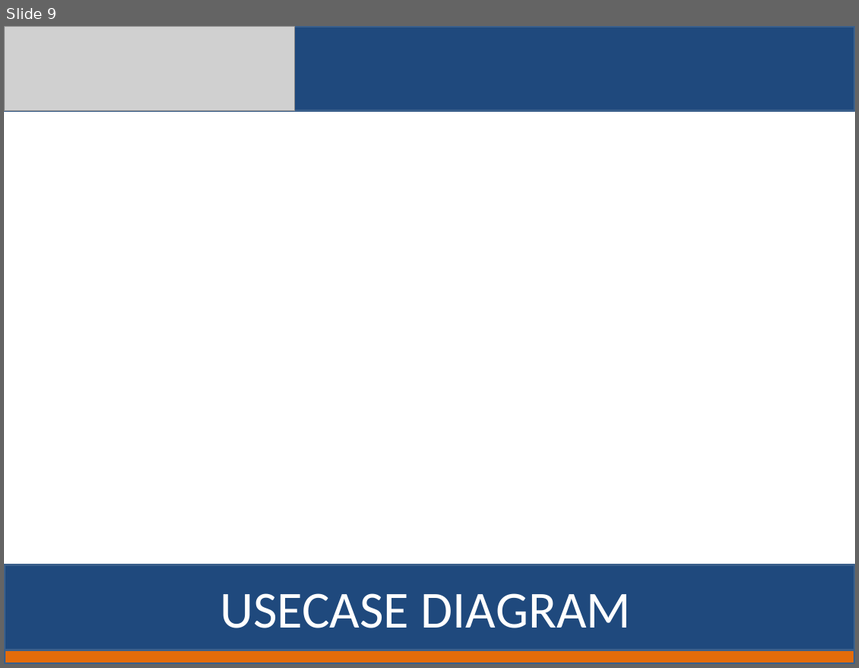
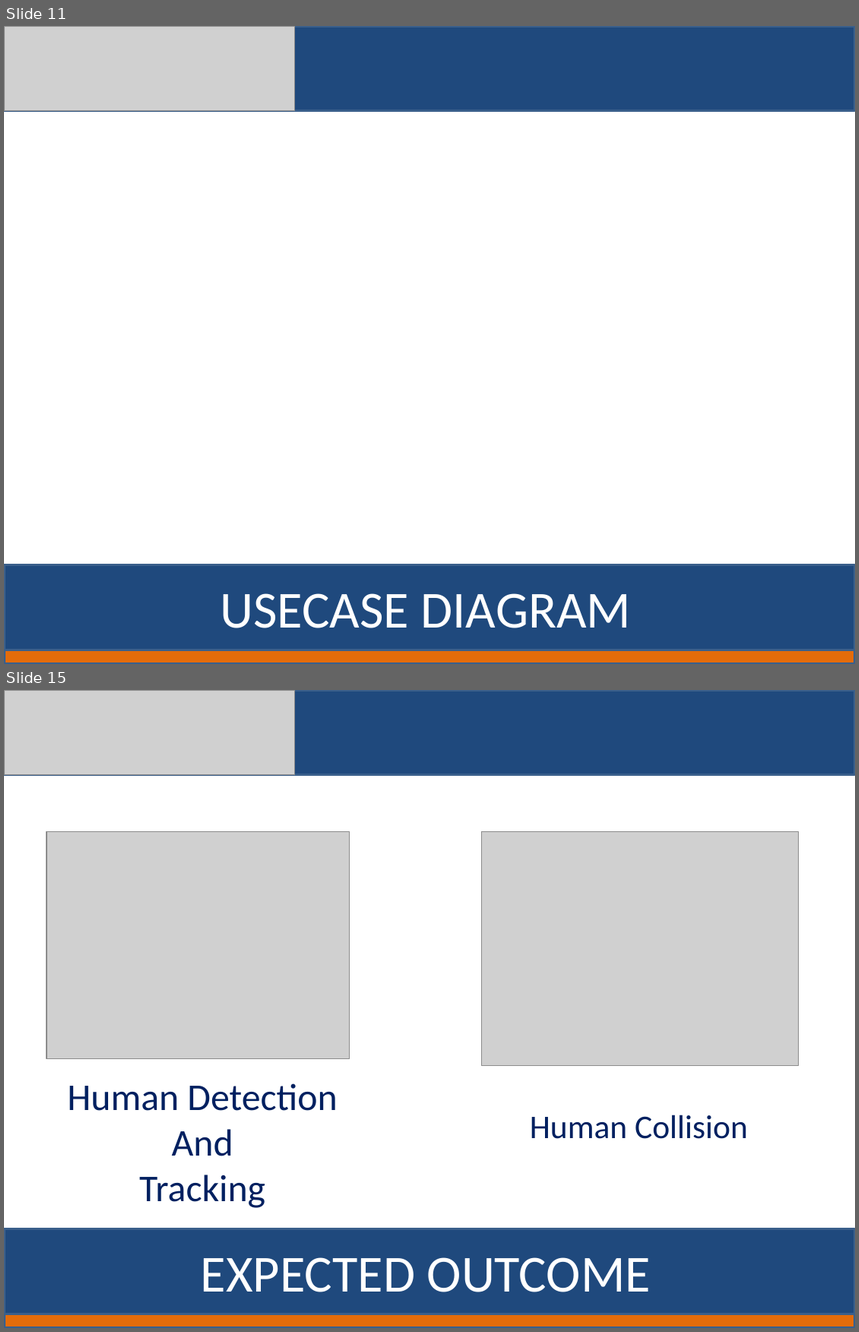
Before and after one commit to baranitharan2020/Third-eye, a slide deck: First Review.pptx. Shown one above the other, each under a label of ours: slide 9 before the commit, slides 11 and 15 after it; the slides between them are not shown. The pictures are 859x668 and 859x1332 pixels, drawn with LibreOffice and Linux fonts; fonts in the diff are those of the drawing; grey boxes stand for pictures. Boxes give left, top, right and bottom in pixels: in the first picture for what was removed or moved away, otherwise in the second. Text is boxed around its words. In the diff, an @@ line names an element or a change of style, - is before the commit and + after.

```diff
--- a/First Review.pptx
+++ b/First Review.pptx
@@ slide 15 added at [4, 690, 855, 1328], background #FFFFFF @@
@@ rectangle added at [4, 690, 855, 775], fill #1F497D, outline #3A5F8C 2 pt @@
@@ picture added at [4, 690, 295, 775] @@
@@ picture added at [47, 832, 350, 1059] @@
@@ picture added at [481, 832, 798, 1066] @@
@@ text added at [67, 1084, 337, 1208], 32 pt, text #002060 @@
+Human Detection
+And
+Tracking
@@ text added at [530, 1115, 748, 1139], 28 pt, text #002060 @@
+Human Collision
@@ rectangle added at [4, 1229, 855, 1314], fill #1F497D, outline #3A5F8C 2 pt @@
@@ text added at [201, 1258, 651, 1293], 44 pt, text #FFFFFF @@
+EXPECTED OUTCOME
@@ rectangle added at [4, 1314, 855, 1328], fill #E46C0A, outline #3A5F8C 2 pt @@
@@ what was slide 9 is now slide 11 @@
```
Also in this commit, not shown: 6 slides changed, 5 other slides added, 1 slide removed.
